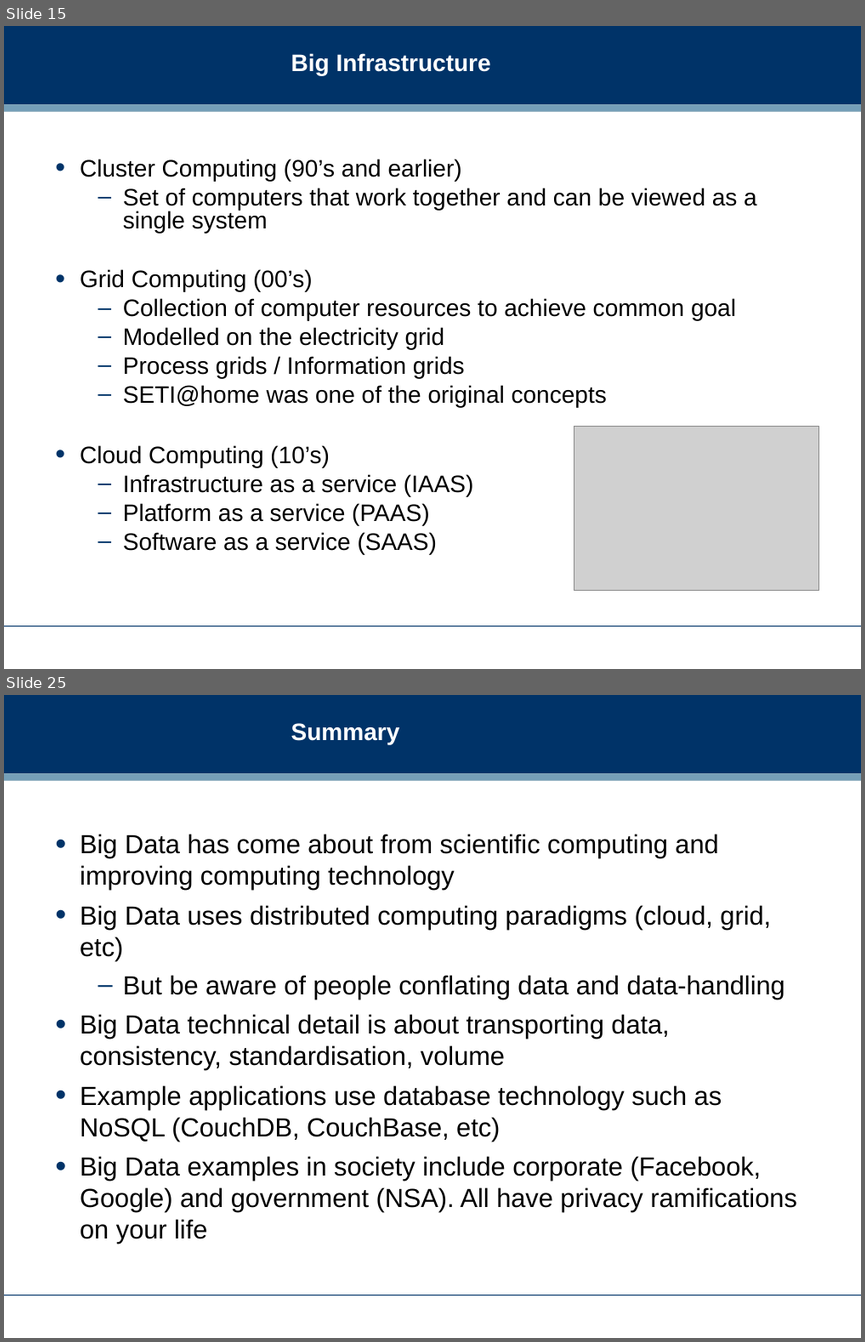
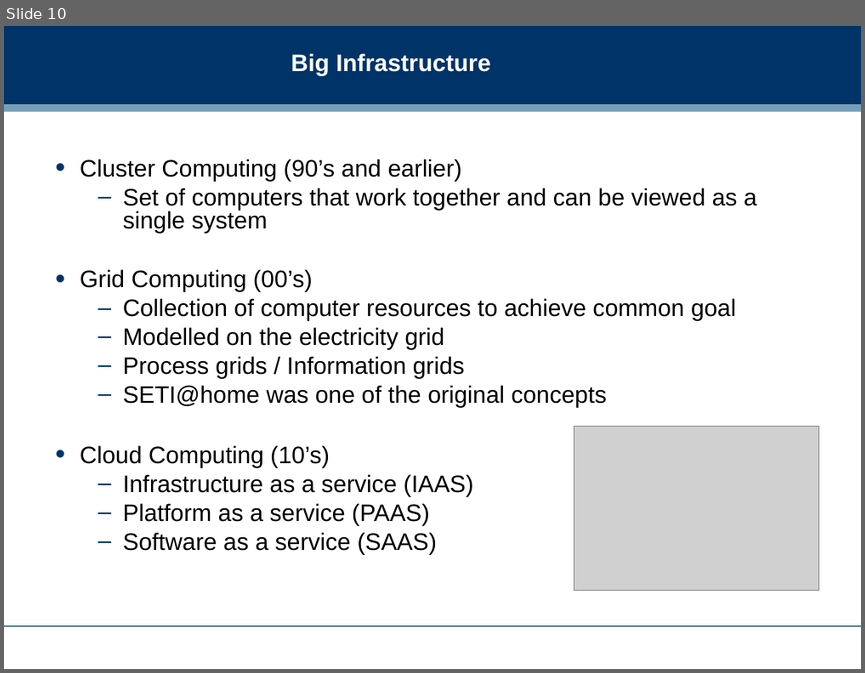
Before and after one commit to dreamind/ix, a slide deck: lectures/informatics-society/bigdata.ppt. Shown one above the other, each under a label of ours: slides 15 and 25 before the commit, slide 10 after it; the slides between them are not shown. The pictures are 865x1342 and 865x673 pixels, drawn with LibreOffice and Linux fonts; fonts in the diff are those of the drawing; grey boxes stand for pictures; background and template pictures are left out. Boxes give left, top, right and bottom in pixels: in the first picture for what was removed or moved away, otherwise in the second. Text is boxed around its words. In the diff, an @@ line names an element or a change of style, - is before the commit and + after.

Commit message:
Big Data slides and landing page updated

```diff
--- a/lectures/informatics-society/bigdata.ppt
+++ b/lectures/informatics-society/bigdata.ppt
@@ slide 25 removed at bbox=[4, 695, 861, 1338], background #FFFFFF; not listed: 3 template elements that a slide beside it also shows @@
@@ title removed at bbox=[291, 723, 400, 744] @@
-Summary
@@ text removed at bbox=[80, 834, 797, 1243] @@
-• Big Data has come about from scientific computing and improving computing technology
-• Big Data uses distributed computing paradigms (cloud, grid, etc)
-  – But be aware of people conflating data and data-handling
-• Big Data technical detail is about transporting data, consistency, standardisation, volume
-• Example applications use database technology such as NoSQL (CouchDB, CouchBase, etc)
-• Big Data examples in society include corporate (Facebook, Google) and government (NSA). All have privacy ramifications on your life
@@ what was slide 15 is now slide 10 @@
```
Also in this commit, not shown: 12 slides changed, 13 slides added, 11 other slides removed, 1 other file.
